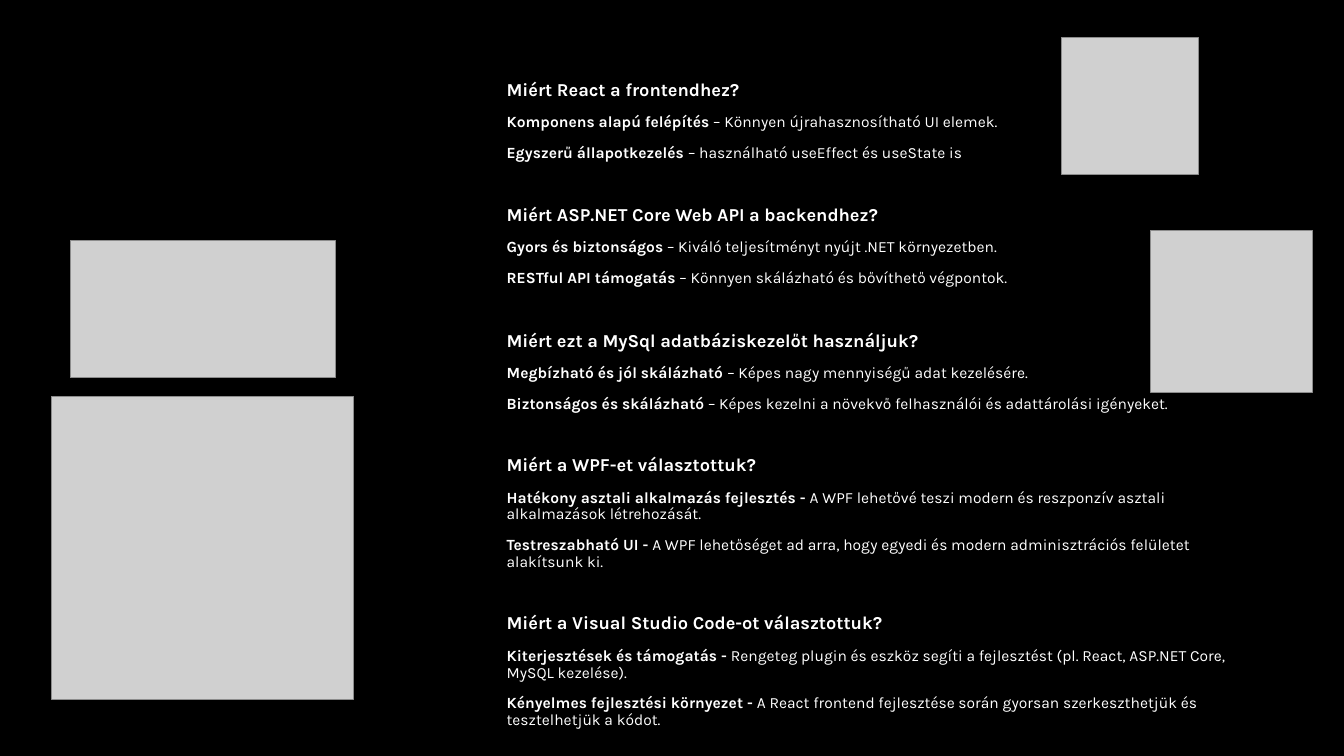
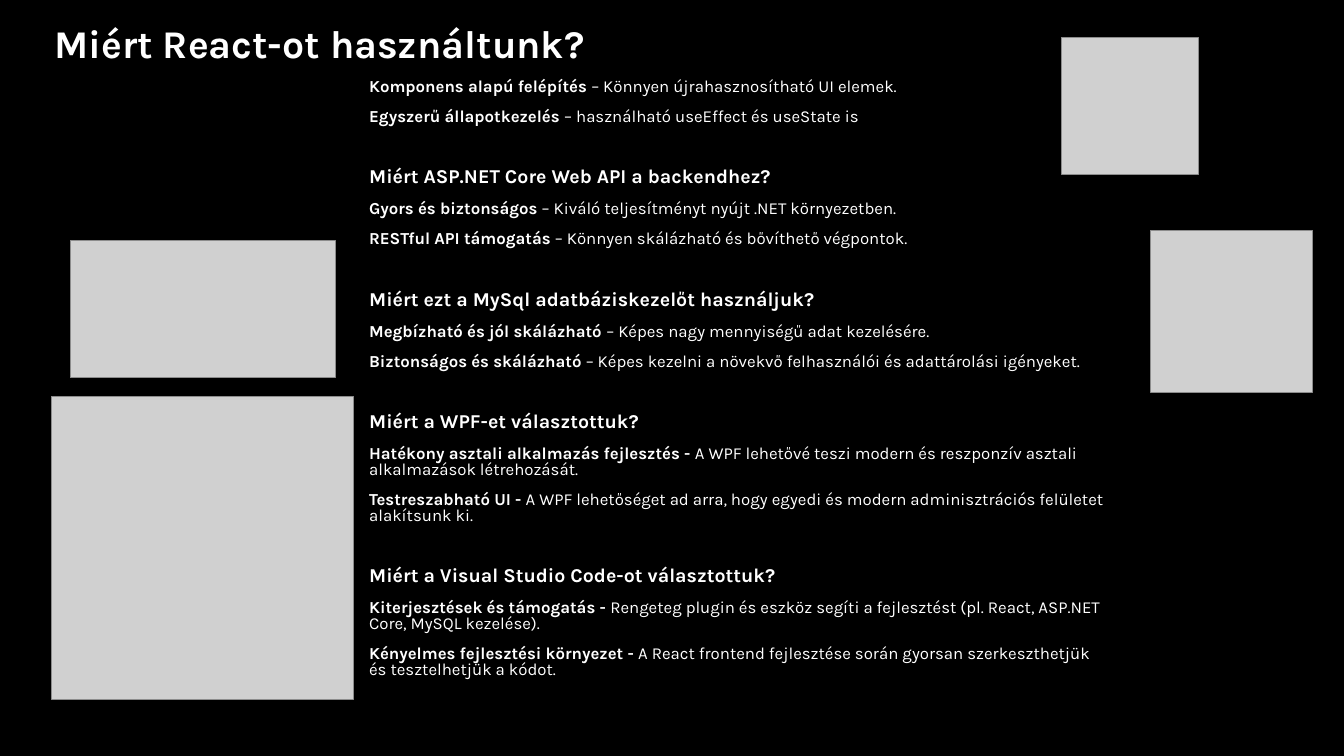
Before and after one commit to MklsMerse/Film-Sorozat-ajanlo, a slide deck: slide 9 of FilmSorozatAjanlo.pptx. Drawn at 1344x756 pixels with LibreOffice and Linux fonts; fonts in the diff are those of the drawing; grey boxes stand for pictures. Boxes give left, top, right and bottom in pixels: in the first picture for what was removed or moved away, otherwise in the second. Text is boxed around its words. In the diff, an @@ line names an element or a change of style, - is before the commit and + after.

```diff
--- a/FilmSorozatAjanlo.pptx
+++ b/FilmSorozatAjanlo.pptx
@@ text added at (54,27,584,59), 28 pt, text #FFFFFF, bold @@
+Miért React-ot használtunk?
@@ text "Komponens alapú felépítés – Könnyen ...": place and size @@
-text "Komponens alapú felépítés – Könnyen ..." at (507,82,1225,729)
+text "Komponens alapú felépítés – Könnyen ..." at (369,79,1103,679)
@@ text "Komponens alapú felépítés – Könnyen ..." at (369,79,1103,679): size 11.1 to 12 pt in "Komponens alapú felépítés – Könnyen újrahasznosítható UI ...", "Egyszerű állapotkezelés – használható useEffect és useState ...", "Gyors és biztonságos – Kiváló teljesítményt nyújt ...", "RESTful API támogatás – Könnyen skálázható és ..." and 6 more places; size 12.9 to 14 pt in "Miért ASP.NET Core Web API a backendhez?", "Miért ezt a MySql adatbáziskezelőt használjuk?", "Miért a WPF-et választottuk?", "Miért a Visual Studio Code-ot választottuk?"; line spacing 0.9 to 0.8 @@
@@ text at (507,82,739,97): paragraph removed @@
-Miért React a frontendhez?
```
Also in this commit, not shown: 7 other slides changed.
